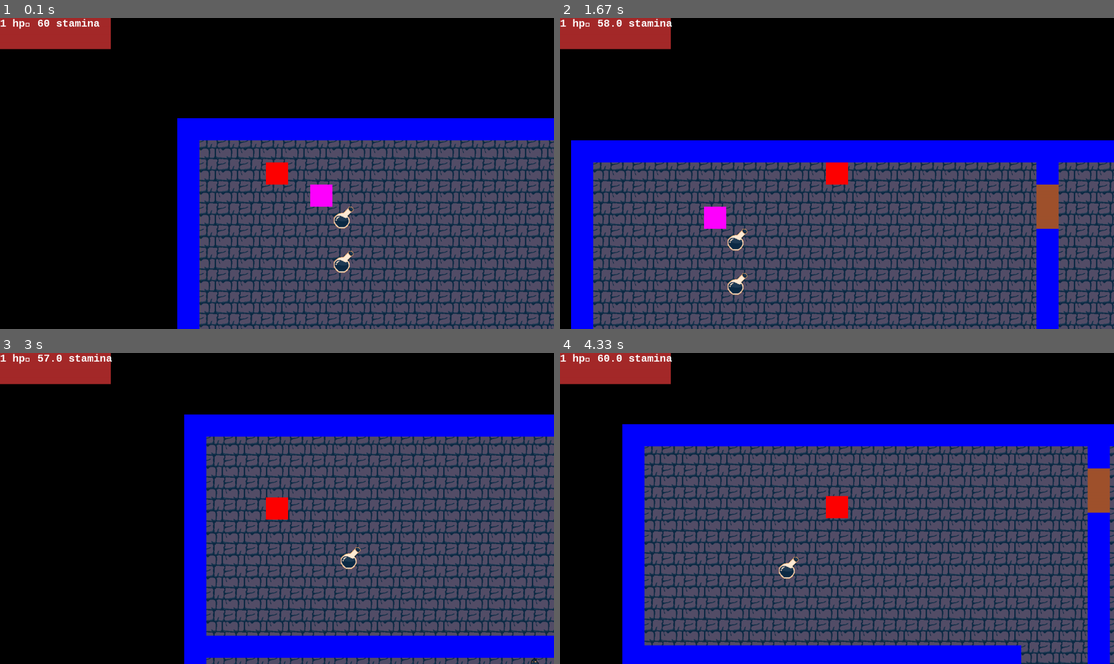
Above: before the commit, frames 1-4 (two rows, left to right).
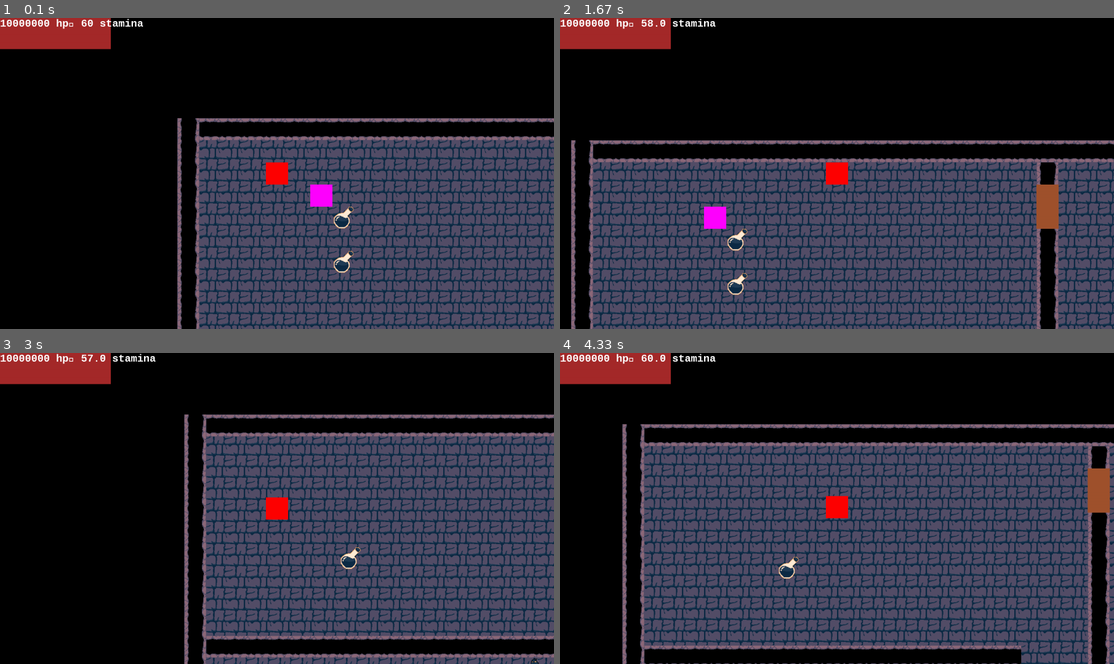
Above: after the commit, the same moments.

Repository: benedekhalaj/pygame-roguelike
Game: pygame game, started from play.py
The game is run twice, just before and just after one commit, with the same random seed, the same clock (stepped at 60 frames per second) and the same inputs.
Inputs:
- Up to frame 1 (0.1 s): no input
- Up to frame 2 (1.67 s): hold Right 0.33-0.8 s; hold Up 0.83-1.13 s; tap Shift at 0.9, 1.23, 1.53 s; hold Right 1.17-1.63 s
- Up to frame 3 (3 s): hold Left 1.67-2.2 s; tap Shift at 1.73, 2.03, 2.3, 2.63, 2.93 s; hold Down 2.23-2.53 s; tap Right Shift at 2.38 s; hold Left 2.57-2.97 s
- Up to frame 4 (4.33 s): hold Up 3-3.37 s; tap Shift at 3.07, 3.47, 3.77, 4.13 s; hold Right 3.4-4.03 s; tap Right Shift at 3.55 s; hold Down from 4.07 s (still down)

The runs differ from the first frame. In frame 1, 7.6% of the frame differs, in the area x 1-100%, y 0-100%; in frame 2, 11%; in frame 3, 13%; in frame 4, 16%.

Commit message:
Map: Add Wall textures in the game

Diff:
--- a/model/item/item.py
+++ b/model/item/item.py
@@ -1,3 +1,4 @@
+from pygame import color
 from model import data_manager
 import pygame
 
@@ -48,12 +49,23 @@
 
 
 class Wall():
-    def __init__(self, position: tuple, color: tuple):
+    def __init__(self, position: tuple, direction: str, colors: dict):
         self.type = 'wall'
         self.rect = pygame.Rect(position[0], position[1], position[2], position[3])
-        self.texture = None
-        self.color = color
+        self.direction = direction
+        self.texture = self.create_texture(colors)
+        self.color = colors.BLUE
         self.visible = True
+
+    def create_texture(self, colors):
+        if self.direction == "Horizontal_Wall":
+            self.color = colors.BLUE
+            return pygame.image.load('model/map/textures/terrain/wall_horizontal.png')
+        elif self.direction == "Vertical_Wall":
+            self.color = colors.YELLOW
+            return pygame.image.load('model/map/textures/terrain/wall_vertical.png')
+        else:
+            return None
 
 
 class Door():
--- a/model/map/map.py
+++ b/model/map/map.py
@@ -23,8 +23,7 @@
     floor_list = []
     enemies_list = []
     player_list = []
-    outer_walls_list = []
-    inner_walls_list = []
+    walls_list = []
     chests_list = []
     potion_list = []
     keys_list = []
@@ -41,10 +40,8 @@
 
             if character_name == "Player":
                 player_list.append(player.Player(position, colors, screen_size))
-            elif character_name == "Outer_Wall_1":
-                outer_walls_list.append(items.Wall(position, colors.BLUE))
-            elif character_name == "Inner_Wall_1":
-                inner_walls_list.append(items.Wall(position, colors.YELLOW))
+            elif character_name == "Horizontal_Wall" or character_name == "Vertical_Wall":
+                walls_list.append(items.Wall(position, character_name, colors))
             elif character_name == "Chest":
                 chests_list.append(items.Chest(position, colors))
             elif character_name == "Key":
@@ -67,7 +64,7 @@
 
 
     objects.update({"floor": floor_list,
-                    "walls": outer_walls_list + inner_walls_list,
+                    "walls": walls_list,
                     "doors": door_list,
                     "items": chests_list + keys_list + sword_list + potion_list,
                     "enemies": enemies_list,
--- a/model/map/map_file/base_level_0.txt
+++ b/model/map/map_file/base_level_0.txt
@@ -1,49 +1,49 @@
-............................................................000000000000000000000000000000000000000000000000000000
-............................................................0                    0                   0           0
-............................................................0   x                d                   d           0
-............................................................0     k                                              0
-............................................................0      h             0                   0           0
-............................................................0                    0                   0           0
-............................................................0      h             0                   0           0
-............................................................0                    0          s        0           0
-............................................................0                    0                   0           0
-............................................................0                    0                   0           0
-............................................................000000000000000000   0                   0           0
-............................................................0                  4 000000000000000000000000000000000
-............................................................0 3                  0
-............................................................0                  400
-............................................................0 3                  0
-............................................................0   000000000000000000
-............................................................0   5      5     5   0
-............................................................0                    0
-............................................................0                    0
-............................................................0                    0
-............................................................0                    0
-............................................................0                    0
-............................................................0                    0
-............................................................0    6   6   6    6  0
-............................................................000000000000000000   0
-............................................................0                    0
-............................................................0 3                  0
-............................................................0                    0
-............................................................0                    0
-............................................................0 3                  0
-............................................................0                    0
-............................................................0                    0
-............................................................0 6  6   6 6   6 6   0
-............................................................0    00000000000000000
-............................................................0       0     0      0
-............................................................0       0     0      0
-............................................................0       00000000000000
-0000000000000000000000000000000000000000000000000000000000000           4        0
-0  3          0 3                                           0       00000000000000
-0 k3                                                     k  0       0     0      0
-0  3            3                                           0       00000000000000
-00000000000000     000000000000000000000000000000000000000000                    0
-.............0  5  5    5    5    5    5   5   5  5  5  5  503                   0
-.............0                                              0                    0
-.............0                                              03                   0
-.............0                                              0                    0
-.............0                                                                   0
-.............0                                                                   0
-.............000000000000000000000000000000000000000000000000000000000000000000000
+............................................................100000000000000000000000000000000000000000000000000001
+............................................................1                    1                   1           1
+............................................................1   x                d                   d           1
+............................................................1     k                                              1
+............................................................1      h             1                   1           1
+............................................................1                    1                   1           1
+............................................................1      h             1                   1           1
+............................................................1                    1          s        1           1
+............................................................1                    1                   1           1
+............................................................1                    1                   1           1
+............................................................100000000000000000   1                   1           1
+............................................................1                  4 100000000000000000000000000000001
+............................................................1 3                  1
+............................................................1                  401
+............................................................1 3                  1
+............................................................1   000000000000000001
+............................................................1   5      5     5   1
+............................................................1                    1
+............................................................1                    1
+............................................................1                    1
+............................................................1                    1
+............................................................1                    1
+............................................................1                    1
+............................................................1    6   6   6    6  1
+............................................................100000000000000000   1
+............................................................1                    1
+............................................................1 3                  1
+............................................................1                    1
+............................................................1                    1
+............................................................1 3                  1
+............................................................1                    1
+............................................................1                    1
+............................................................1 6  6   6 6   6 6   1
+............................................................1    00000000000000001
+............................................................1       1     1      1
+............................................................1       1     1      1
+............................................................1       00000000000001
+1000000000000000000000000000000000000000000000000000000000001           4        1
+1  3          0 3                                           1       00000000000001
+1 k3                                                     k  1       1     1      1
+1  3            3                                           1       00000000000001
+10000000000001     000000000000000000000000000000000000000001                    1
+.............1  5  5    5    5    5    5   5   5  5  5  5  513                   1
+.............1                                              1                    1
+.............1                                              13                   1
+.............1                                              1                    1
+.............1                                                                   1
+.............1                                                                   1
+.............100000000000000000000000000000000000000000000000000000000000000000001
--- a/model/map/map_file/map_description.csv
+++ b/model/map/map_file/map_description.csv
@@ -2,8 +2,8 @@
 x:Player
  :Floor_1
 k:Key
-0:Outer_Wall_1
-1:Inner_Wall_1
+0:Horizontal_Wall
+1:Vertical_Wall
 2:Chest
 e:Enemy
 3:Right_Enemy
--- a/model/player/player.py
+++ b/model/player/player.py
@@ -35,7 +35,7 @@
         self.attack_timer_limit = 60
         self.attack_duration = 40
 
-        self.health = 1
+        self.health = 10000000
         self.stat = Stat(colors, screen_size, (self.health, self.stamina))
         self.visible = True
 
